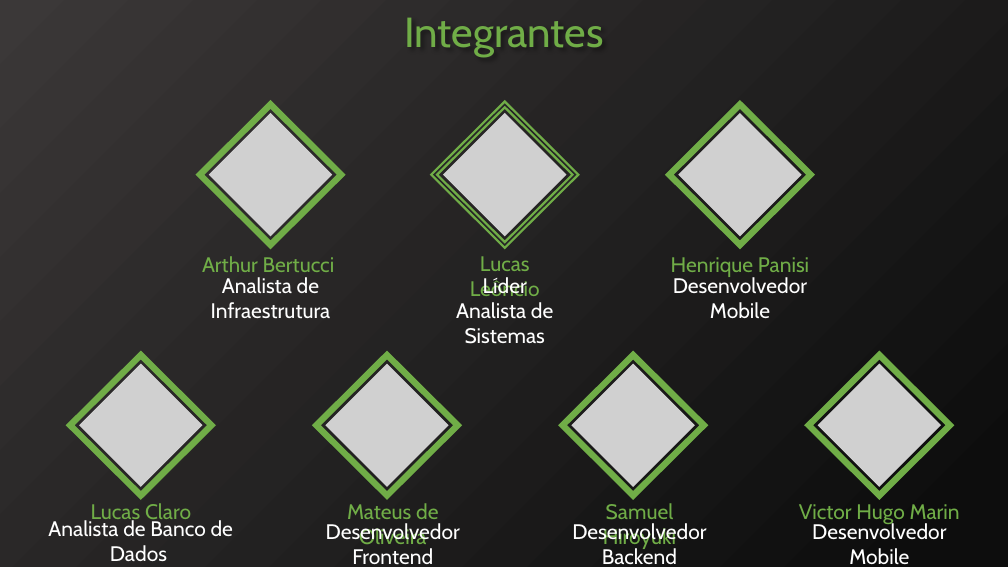
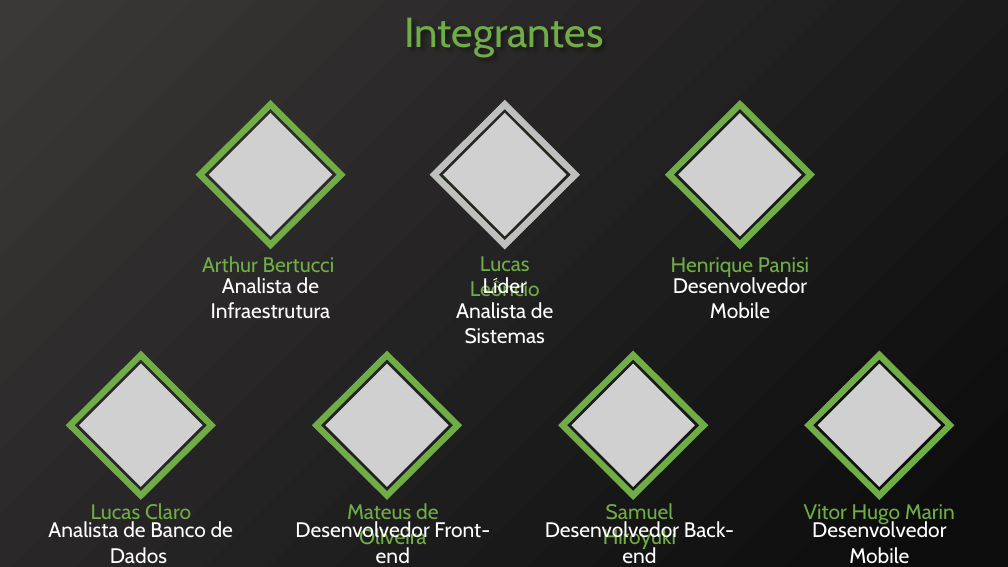
Before and after one commit to SamuelHiroyuki/Scrolls, a slide deck: slide 4 of Documentação/pptx/Apresentação.pptx. Drawn at 1008x567 pixels with LibreOffice and Linux fonts; fonts in the diff are those of the drawing; grey boxes stand for pictures. Boxes give left, top, right and bottom in pixels: in the first picture for what was removed or moved away, otherwise in the second. Text is boxed around its words. In the diff, an @@ line names an element or a change of style, - is before the commit and + after.

Commit message:
28/09

```diff
--- a/Documentação/pptx/Apresentação.pptx
+++ b/Documentação/pptx/Apresentação.pptx
@@ diamond at (434, 104, 575, 245): outline #262626 1.5 pt to #BFBFBF 6 pt @@
@@ text at (804, 504, 955, 525): text changed @@
-Victor Hugo Marin
+Vitor Hugo Marin
@@ text at (295, 521, 490, 563): text changed @@
-Desenvolvedor Frontend
+Desenvolvedor Front-end
@@ text at (545, 521, 734, 563): text changed @@
-Desenvolvedor Backend
+Desenvolvedor Back-end
```
Also in this commit, not shown: 3 other slides changed.
